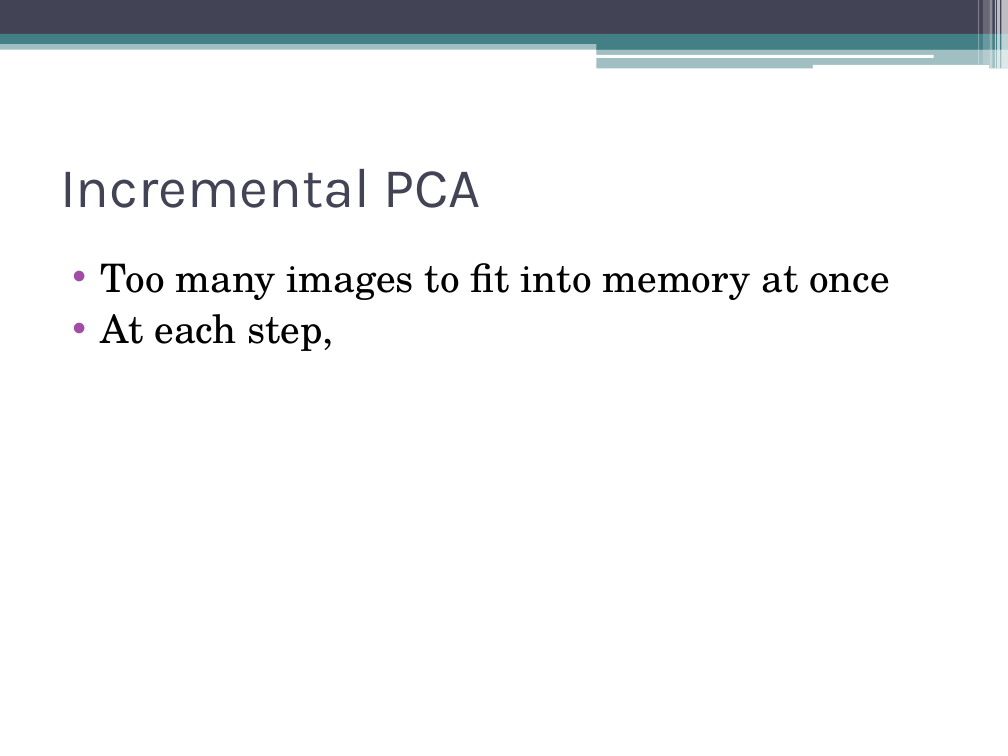
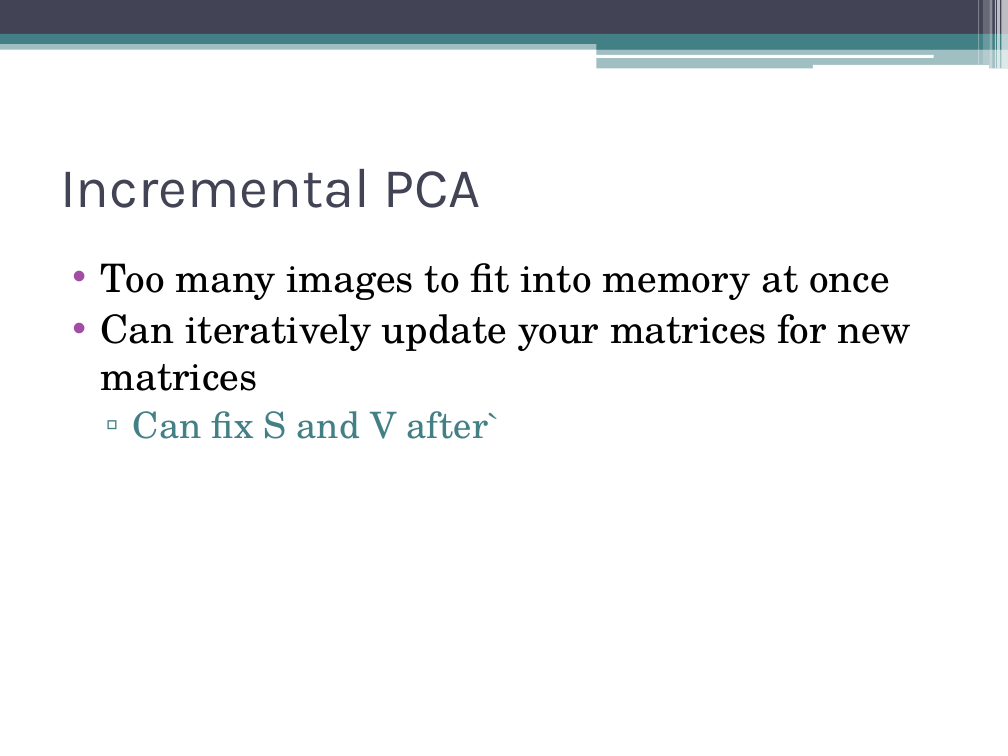
Before and after one commit to dyross/davidrossmastersproject, a slide deck: slide 15 of mastersProject/presentation/visualizationToolsForWebcams.pptx (slide 14 before the commit). Drawn at 1008x756 pixels with LibreOffice and Linux fonts; fonts in the diff are those of the drawing. Boxes give left, top, right and bottom in pixels: in the first picture for what was removed or moved away, otherwise in the second. Text is boxed around its words. In the diff, an @@ line names an element or a change of style, - is before the commit and + after.

```diff
--- a/mastersProject/presentation/visualizationToolsForWebcams.pptx
+++ b/mastersProject/presentation/visualizationToolsForWebcams.pptx
@@ text at (101, 314, 911, 439): text changed @@
-• At each step,
+• Can iteratively update your matrices for new matrices
+  ▫ Can fix S and V after`
```
Also in this commit, not shown: 6 other slides changed, 9 slides added, 6 slides removed, 8 other files.
